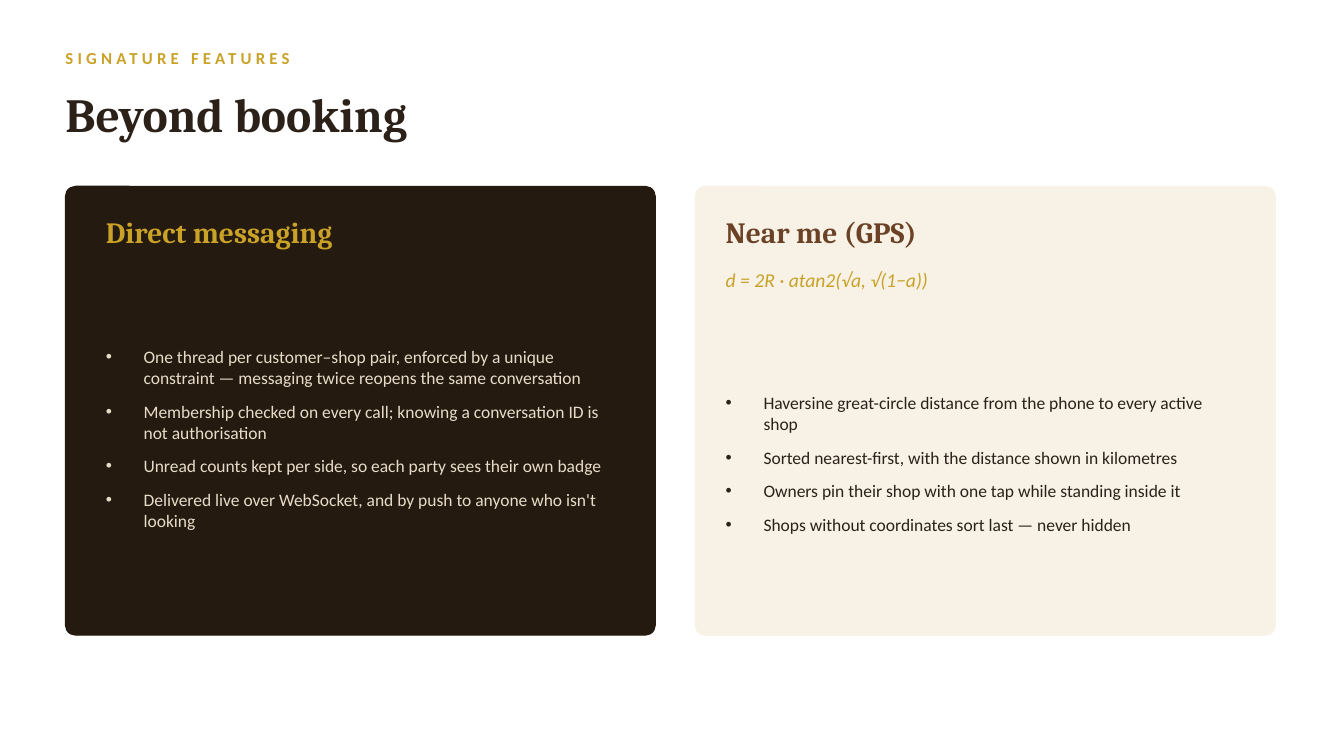
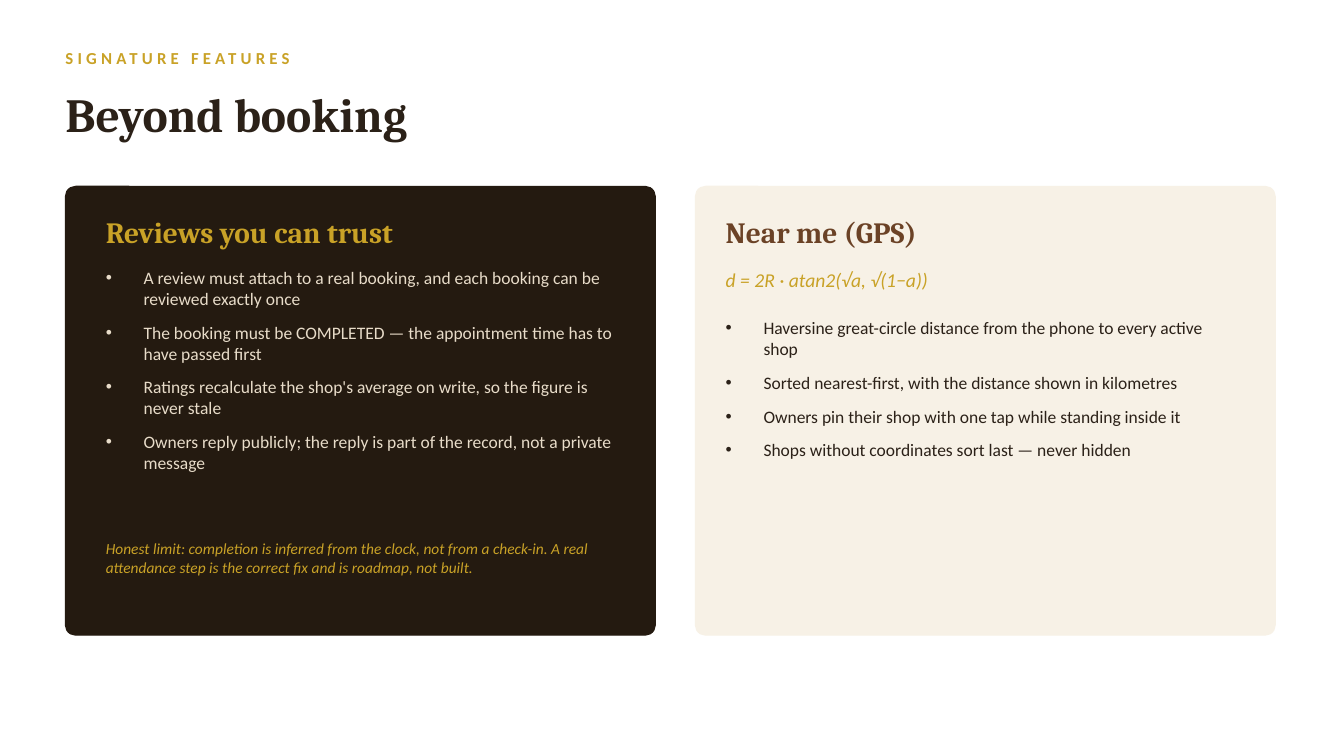
Before and after one commit to AdesinaElijah/stylebook, a slide deck: slide 8 of docs/StyleBook-Defense.pptx. Drawn at 1344x756 pixels with LibreOffice and Linux fonts; fonts in the diff are those of the drawing. Boxes give left, top, right and bottom in pixels: in the first picture for what was removed or moved away, otherwise in the second. Text is boxed around its words. In the diff, an @@ line names an element or a change of style, - is before the commit and + after.

```diff
--- a/docs/StyleBook-Defense.pptx
+++ b/docs/StyleBook-Defense.pptx
@@ text at box(106, 222, 393, 250): text changed @@
-Direct messaging
+Reviews you can trust
@@ text added at box(144, 272, 612, 472), 12.5 pt, text #E8DCC9 @@
+• A review must attach to a real booking, and each booking can be reviewed exactly once
+• The booking must be COMPLETED — the appointment time has to have passed first
+• Ratings recalculate the shop's average on write, so the figure is never stale
+• Owners reply publicly; the reply is part of the record, not a private message
@@ text "Haversine great-circle distance from the ..." at box(764, 322, 1202, 459): vertical alignment middle to top @@
@@ text removed at box(144, 351, 602, 530) @@
-• One thread per customer–shop pair, enforced by a unique constraint — messaging twice reopens the same conversation
-• Membership checked on every call; knowing a conversation ID is not authorisation
-• Unread counts kept per side, so each party sees their own badge
-• Delivered live over WebSocket, and by push to anyone who isn't looking
@@ text added at box(106, 543, 588, 576), 11 pt, text #C9A227, italic @@
+Honest limit: completion is inferred from the clock, not from a check-in. A real attendance step is the correct fix and is roadmap, not built.
```
Also in this commit, not shown: 10 other slides changed, 2 other files.
